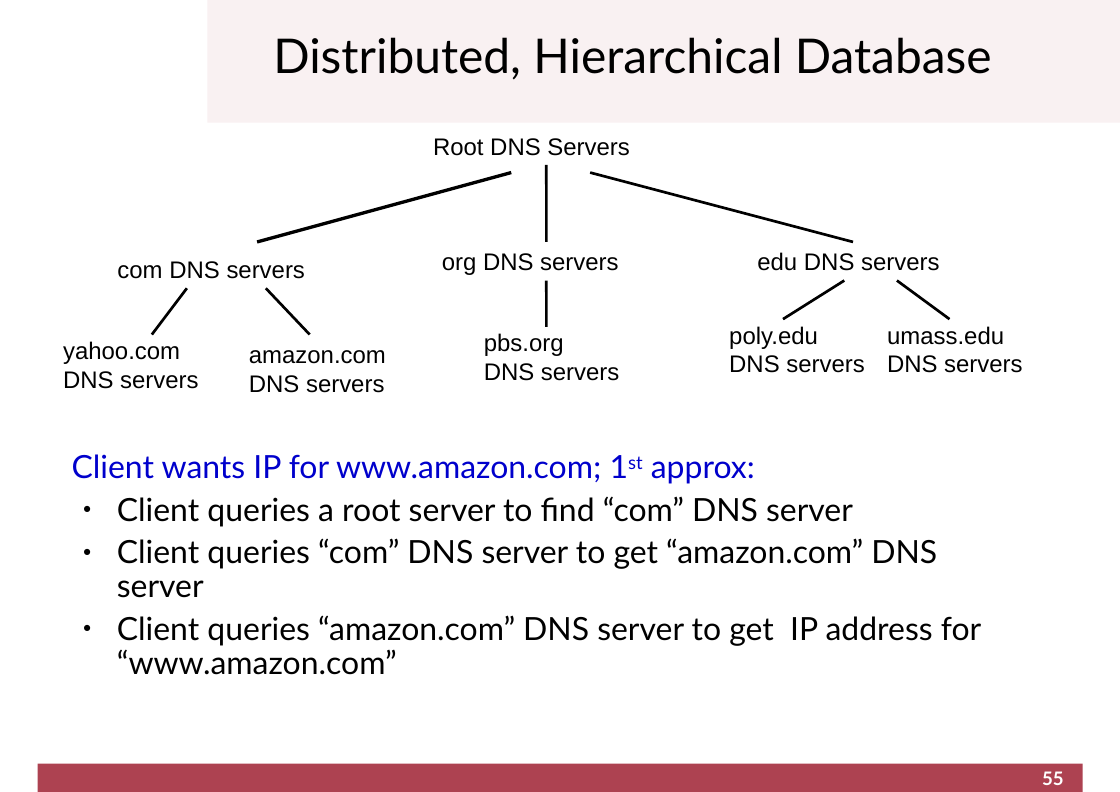
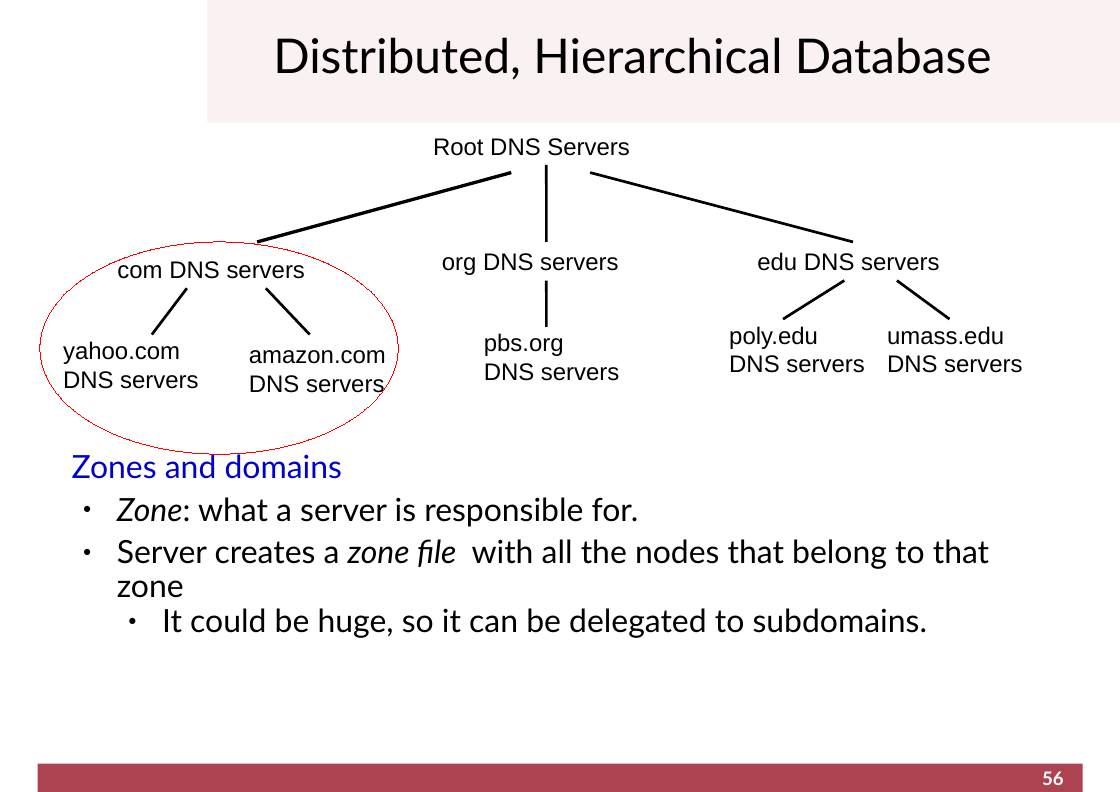
Before and after one commit to cletomartin/redes1, a slide deck: slide 56 of slides/application.odp (slide 55 before the commit). Drawn at 1120x792 pixels with LibreOffice and Linux fonts; fonts in the diff are those of the drawing; background and template pictures are left out. Boxes give left, top, right and bottom in pixels: in the first picture for what was removed or moved away, otherwise in the second. Text is boxed around its words. In the diff, an @@ line names an element or a change of style, - is before the commit and + after.

```diff
--- a/slides/application.odp
+++ b/slides/application.odp
@@ ellipse added at box(40, 242, 399, 455), outline #FF0000 0 pt @@
@@ text at box(72, 450, 989, 638): text changed @@
-Client wants IP for www.amazon.com; 1st approx:
-● Client queries a root server to find “com” DNS server
-● Client queries “com” DNS server to get “amazon.com” DNS server
-● Client queries “amazon.com” DNS server to get IP address for “www.amazon.com”
+Zones and domains
+● Zone: what a server is responsible for.
+● Server creates a zone file with all the nodes that belong to that zone
+  ● It could be huge, so it can be delegated to subdomains.
@@ page number at box(1042, 771, 1064, 785): text changed @@
-55
+56
```
Also in this commit, not shown: 9 other slides changed, 1 slide added, 1 other file.
